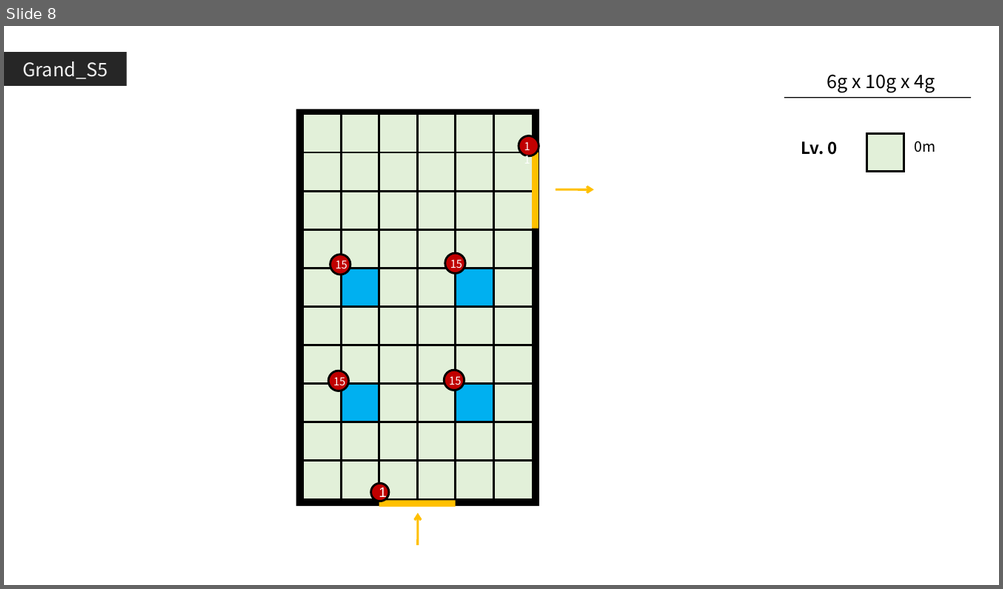
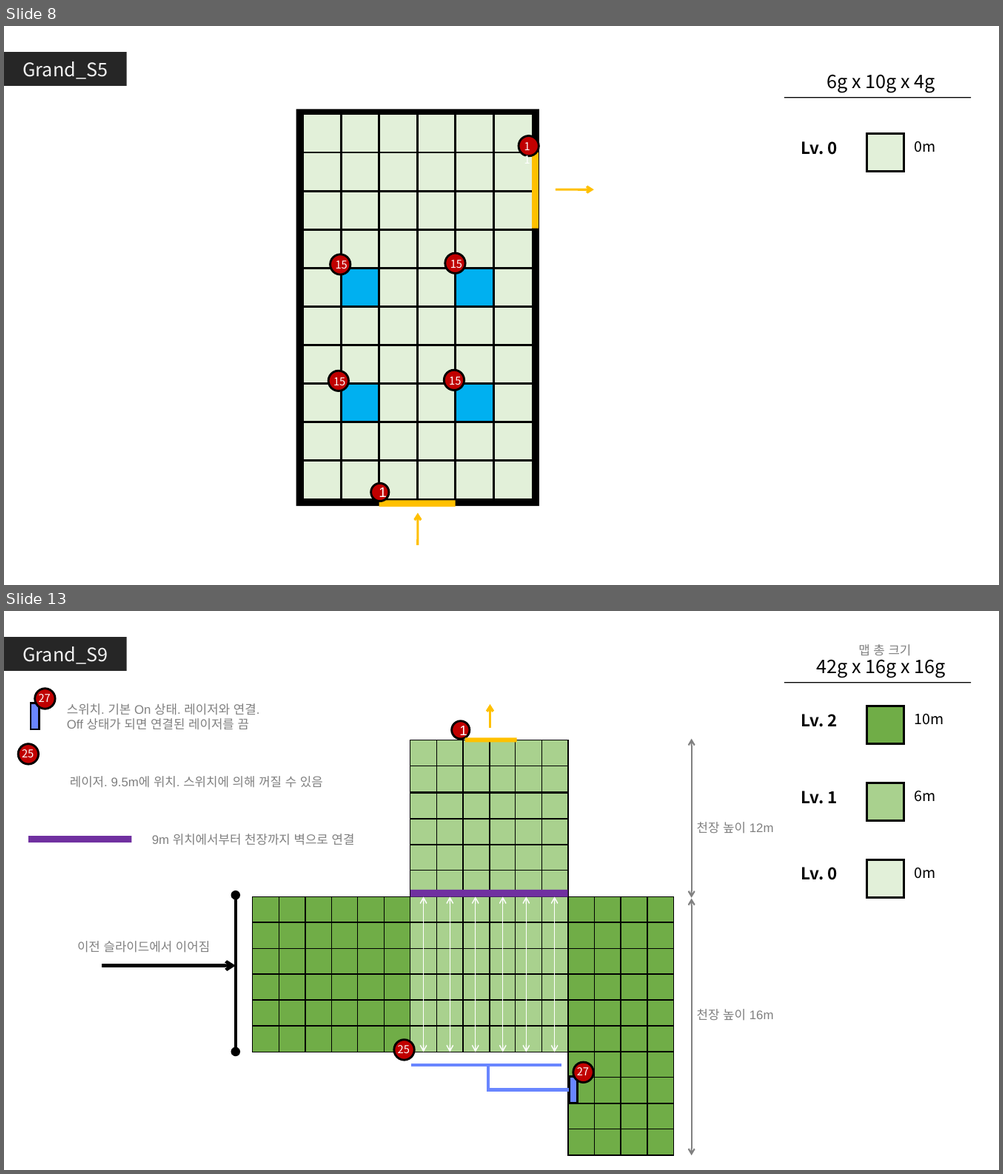
Before and after one commit to GGMGangsterHamster/GangsterHamster, a slide deck: Documents/Grand_Stage.pptx. Shown one above the other, each under a label of ours: slide 8 before the commit, slides 8 and 13 after it; the slides between them are not shown. The pictures are 1003x589 and 1003x1174 pixels, drawn with LibreOffice and Linux fonts; fonts in the diff are those of the drawing. Boxes give left, top, right and bottom in pixels: in the first picture for what was removed or moved away, otherwise in the second. Text is boxed around its words. In the diff, an @@ line names an element or a change of style, - is before the commit and + after.

```diff
--- a/Documents/Grand_Stage.pptx
+++ b/Documents/Grand_Stage.pptx
@@ slide 13 added at (4,611,999,1170), background #FFFFFF @@
@@ rectangle added at (4,637,126,672), fill #262626, 18 pt, text #F2F2F2 @@
+Grand_S9
@@ text added at (817,654,945,678), 18 pt, text #000000 @@
+42g x 16g x 16g
@@ text added at (858,644,911,655), 12 pt, text #808080 @@
+맵 총 크기
@@ line added from (785, 683) to (971, 683), #000000 1 pt @@
@@ text added at (801,714,836,727), 16 pt, text #000000, bold @@
+Lv. 2
@@ rectangle added at (867,706,904,743), fill #70AD47, outline #000000 2 pt @@
@@ text added at (914,713,944,725), 14 pt, text #000000 @@
+10m
@@ group added at (18,689,355,846): 5 texts, 2 rectangles, 2 ellipses, 1 double arrow @@
+스위치. 기본 On 상태. 레이저와 연결.
+Off 상태가 되면 연결된 레이저를 끔
+27
+9m 위치에서부터 천장까지 벽으로 연결
+레이저. 9.5m에 위치. 스위치에 의해 꺼질 수 있음
+25
@@ rectangle added at (867,783,904,820), fill #A9D18E, outline #000000 2 pt @@
@@ text added at (801,791,836,804), 16 pt, text #000000, bold @@
+Lv. 1
@@ text added at (914,790,936,802), 14 pt, text #000000 @@
+6m
@@ text added at (801,867,836,880), 16 pt, text #000000, bold @@
+Lv. 0
@@ rectangle added at (867,860,904,897), fill #E2F0D9, outline #000000 2 pt @@
@@ text added at (914,867,936,879), 14 pt, text #000000 @@
+0m
@@ group added at (77,704,774,1156): 151 rectangles, 9 double arrows, 5 texts, 3 ellipses, 2 arrows, 1 line, 1 elbow line @@
+1
+27
+이전 슬라이드에서 이어짐
+25
+천장 높이 16m
+천장 높이 12m
```
Also in this commit, not shown: 4 slides changed, 2 other slides added, 1 other file.
